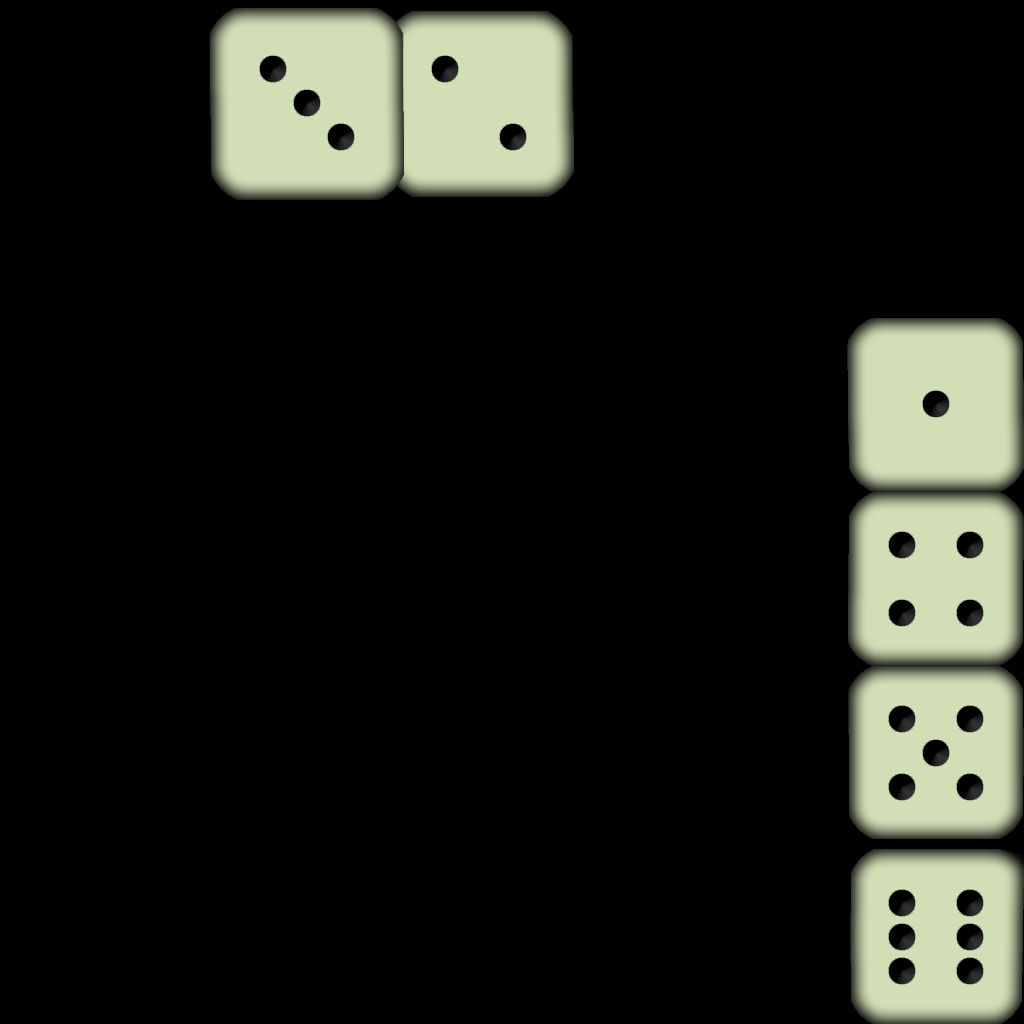
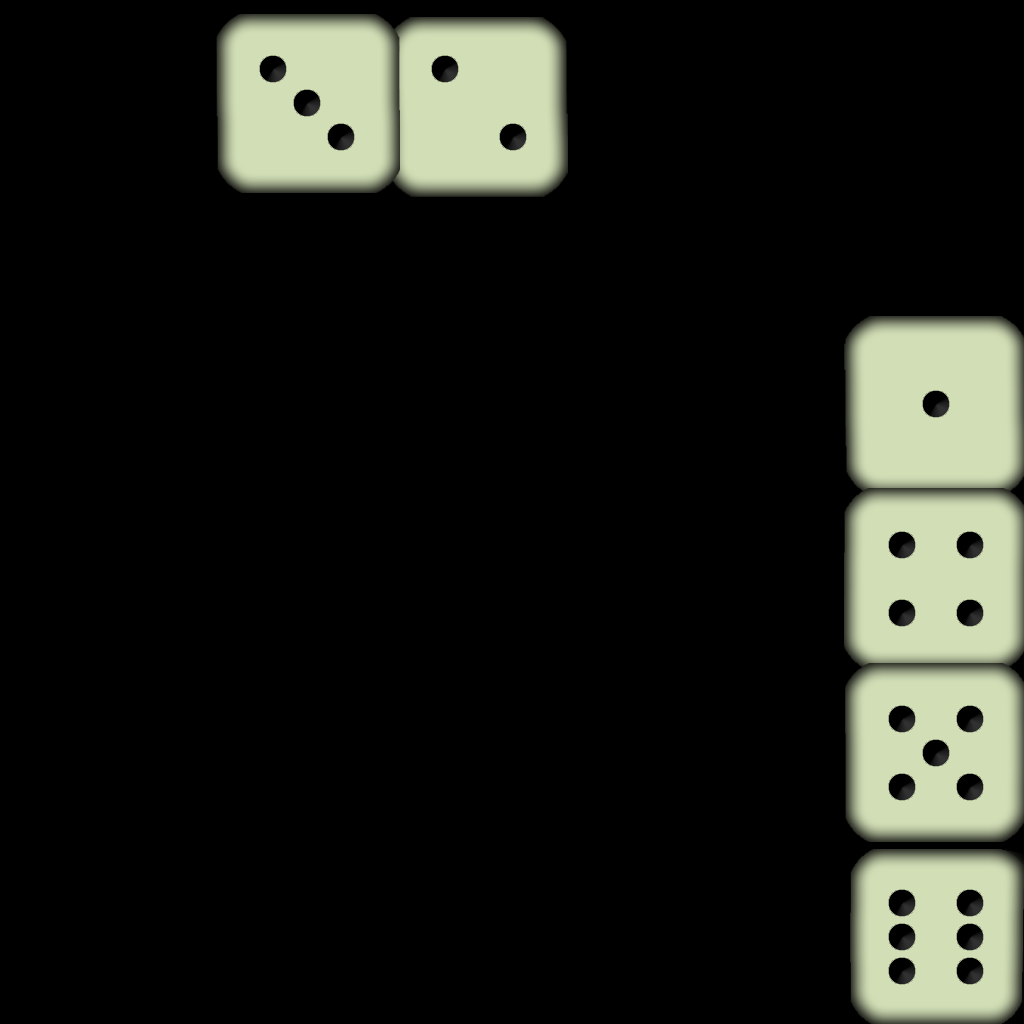
Layer changes from the first (1024, 1024) image to the second:
painted on "Layer 5" over [209, 8, 404, 200]
painted on "Layer 6" over [386, 11, 574, 197]
painted on "Layer 9" over [845, 663, 1024, 842]
painted on "Layer 2 copy" over [850, 849, 1024, 1024]
moved "Layer 8" above "Layer 2", painted on it over [844, 488, 1024, 670]
moved "Layer 7" above "Layer 4", painted on it over [844, 316, 1024, 496]
